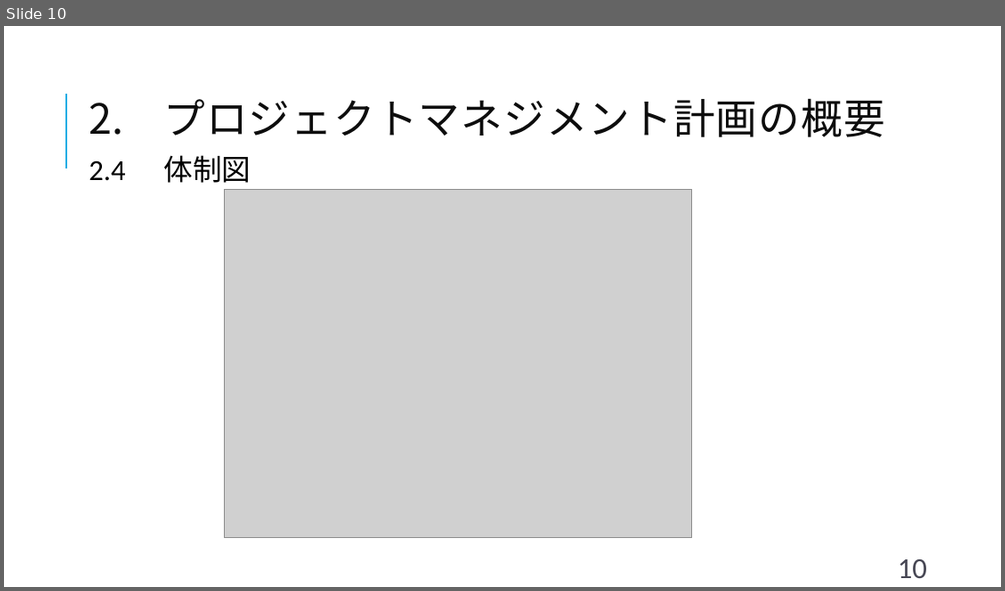
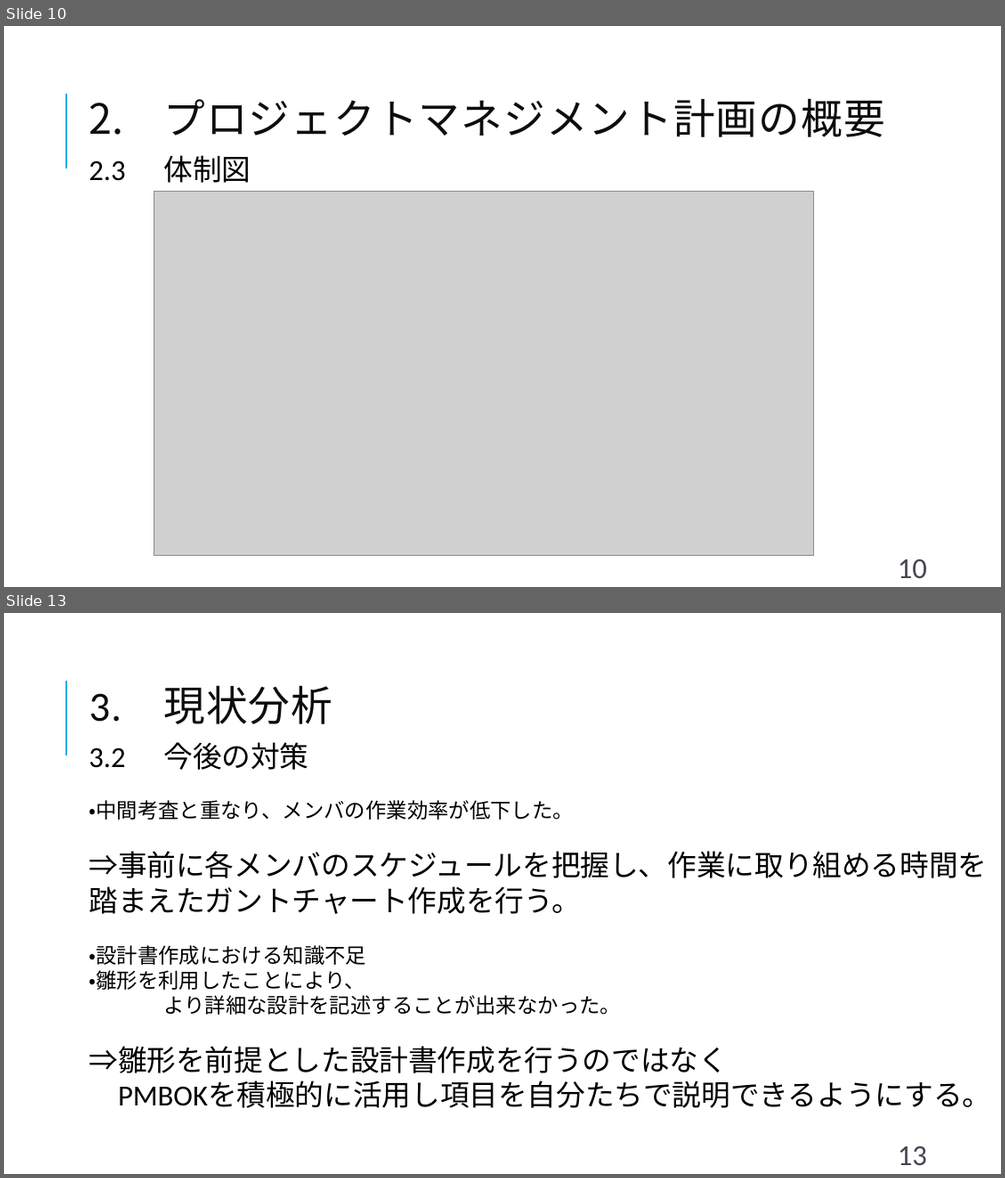
Before and after one commit to shimoda-a/pmpractice, a slide deck: yabuki-a/PM演習矢吹a/PM演習_中間報告_矢吹研A班.pptx. Shown one above the other, each under a label of ours: slide 10 before the commit, slides 10 and 13 after it; the slides between them are not shown. The pictures are 1005x591 and 1005x1178 pixels, drawn with LibreOffice and Linux fonts; fonts in the diff are those of the drawing; grey boxes stand for pictures. Boxes give left, top, right and bottom in pixels: in the first picture for what was removed or moved away, otherwise in the second. Text is boxed around its words. In the diff, an @@ line names an element or a change of style, - is before the commit and + after.

Commit message:
中間発表変更

```diff
--- a/yabuki-a/PM演習矢吹a/PM演習_中間報告_矢吹研A班.pptx
+++ b/yabuki-a/PM演習矢吹a/PM演習_中間報告_矢吹研A班.pptx
@@ slide 13 added at <box>4,613,1001,1174</box>, background #FFFFFF; not listed: 1 template element that a slide beside it also shows @@
@@ text added at <box>89,685,333,724</box>, 40 pt, text #0D0D0D @@
+3. 現状分析
@@ text added at <box>89,742,308,770</box>, 28 pt, text #000000 @@
+3.2 今後の対策
@@ text added at <box>89,800,991,1108</box>, 28 pt, text #000000 @@
+・中間考査と重なり、メンバの作業効率が低下した。
+⇒事前に各メンバのスケジュールを把握し、作業に取り組める時間を踏まえたガントチャート作成を行う。
+・設計書作成における知識不足
+・雛形を利用したことにより、
+より詳細な設計を記述することが出来なかった。
+⇒雛形を前提とした設計書作成を行うのではなく
+PMBOKを積極的に活用し項目を自分たちで説明できるようにする。
@@ page number added at <box>898,1146,927,1165</box>, 28 pt, text #464653 @@
+13
@@ slide 10 changed as well @@
@@ text at <box>89,155,251,183</box>: text changed @@
-2.4 体制図
+2.3 体制図
@@ picture: place and size @@
-picture at <box>224,189,692,538</box>
+picture at <box>154,191,814,555</box>
```
Also in this commit, not shown: 9 other slides changed, 2 other slides added, 5 slides removed, 1 other file.
